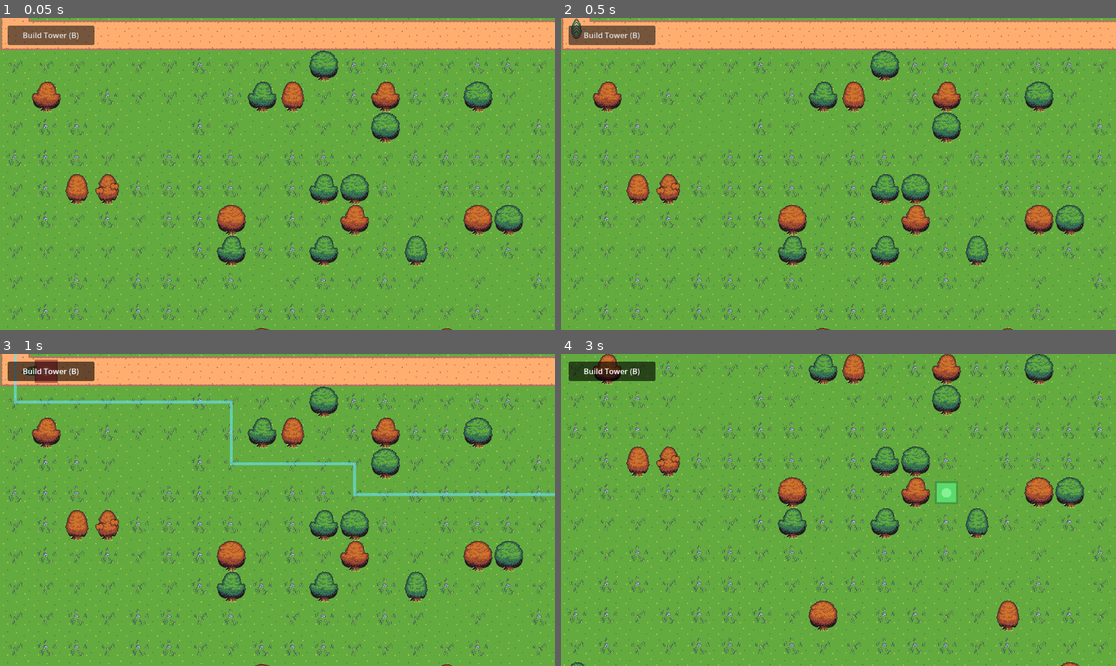
Above: before the commit, frames 1-4 (two rows, left to right).
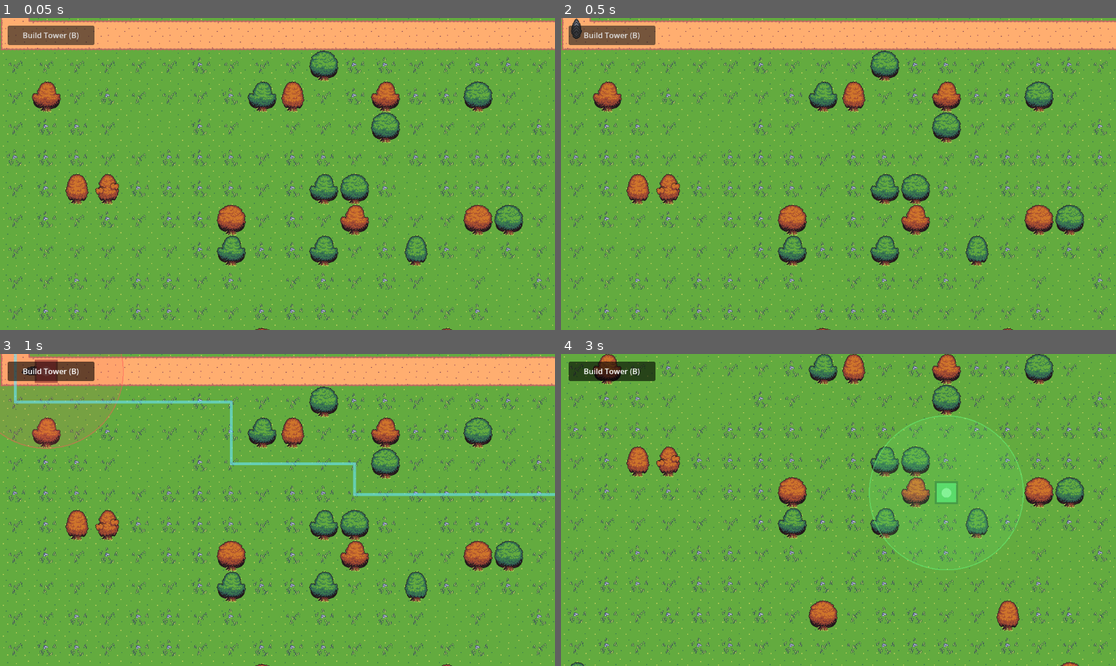
Above: after the commit, the same moments.

Repository: JordanTejadaGitHub/Game
Game: Godot game, scene res://scenes/main.tscn
The game is run twice, just before and just after one commit, with the same random seed, the same clock (stepped at 60 frames per second) and the same inputs.
Inputs (mouse positions are in pixels of both pictures, inside the frame that each line leads up to):
- Up to frame 1 (0.05 s): no input
- Up to frame 2 (0.5 s): no input
- Up to frame 3 (1 s): click "Build Tower (B)" at 0.5 s
- Up to frame 4 (3 s): click "Build Tower (B)" at 1.25 s; click "Build Tower (B)" at 2 s; move the mouse to (960, 494) at 2.77 s; hold S (move_camera_down) from 2.78 s (still down)

Frame 1 is identical in both runs. In frame 2, less than 0.1% of the frame differs, in the area x 1-4%, y 0-7%; in frame 3, 0.2%; in frame 4, 0.5%, in the area x 55-84%, y 19-70%.

Commit message:
Add tower combat and enemy cleansing; add story and game design docs
Towers target the blighted enemy closest to the goal and fire homing
spore puffs. At 0 health enemies are cleansed rather than killed: the
blight shader fades back to full colour and they fade out. Build ghost
shows tower range. Adds a headless combat test.

Diff:
--- a/Project_T/resource/tower/script/tower_data.gd
+++ b/Project_T/resource/tower/script/tower_data.gd
@@ -2,6 +2,13 @@
 class_name TowerData
 
 @export var display_name: String = "Tower"  # Name shown in the UI
-@export var cost: int = 10  # Gold cost to build (no economy yet)
+@export var cost: int = 10  # Dew cost to build (no economy yet)
 @export var texture: Texture2D  # Tower sprite; leave empty to draw a placeholder block
 @export var placeholder_color: Color = Color(0.55, 0.55, 0.6)  # Placeholder block colour when there's no texture
+
+@export_group("Attack")
+@export var attack_range: float = 2.5  # Reach in cells, measured from the tower's centre
+@export var damage: int = 20  # Soothe dealt per hit
+@export var attacks_per_second: float = 1.0
+@export var projectile_speed: float = 400.0  # Pixels per second
+@export var projectile_color: Color = Color(0.85, 0.6, 1.0)  # Placeholder puff colour
--- a/Project_T/scripts/enemy/enemy.gd
+++ b/Project_T/scripts/enemy/enemy.gd
@@ -2,6 +2,15 @@
 
 # Emitted when the enemy walks off the end of its path (reaches the goal), right before it's freed.
 signal reached_goal(enemy: Node2D)
+# Emitted when health hits 0. The enemy stops being a target and plays its cleanse effect.
+signal cleansed(enemy: Node2D)
+
+# Group of enemies that are still blighted (walking, targetable). Cleansed enemies leave it.
+const GROUP := "enemies"
+const BLIGHT_SHADER := preload("res://shaders/blight.gdshader")
+const HEALTH_BAR_SIZE := Vector2(40, 5)
+const HEALTH_BAR_OFFSET := Vector2(0, -38)  # Bar centre, relative to the enemy's origin
+const CLEANSE_TIME := 0.8
 
 @export var enemy_data: EnemyData
 @onready var sprite: AnimatedSprite2D = $AnimatedSprite2D
@@ -9,23 +18,33 @@
 @export var grid: Grid = preload("res://resource/map/map_grid.tres") # Reference to the shared Grid resource
 
 var health: int
+var max_health: int
 var speed: float
+var is_cleansed := false
 
 # Cells to walk through, in grid coordinates. `_path_index` is the cell we're currently walking toward.
 var _path: PackedVector2Array
 var _path_index: int = 0
 
 func _ready() -> void:
+	add_to_group(GROUP)
+
 	# Initialize attributes
-	health = enemy_data.health
+	max_health = enemy_data.health
+	health = max_health
 	speed = enemy_data.speed
 
 	# Set up animations
 	sprite.sprite_frames = enemy_data.sprite_frames
 	sprite.play("walk_side")
 
+	# Blighted look: per-enemy material so each one can be cleansed on its own
+	var blight_material := ShaderMaterial.new()
+	blight_material.shader = BLIGHT_SHADER
+	sprite.material = blight_material
+
 func _process(delta: float) -> void:
-	if _path_index >= _path.size():
+	if is_cleansed or _path_index >= _path.size():
 		return
 
 	var previous_position := position
@@ -51,6 +70,16 @@
 		reached_goal.emit(self)
 		queue_free()
 
+func _draw() -> void:
+	# Health bar, only once the enemy has been hit
+	if is_cleansed or health >= max_health:
+		return
+	var bar := Rect2(HEALTH_BAR_OFFSET - HEALTH_BAR_SIZE / 2, HEALTH_BAR_SIZE)
+	draw_rect(bar.grow(1), Color(0.1, 0.1, 0.12, 0.8))
+	var fill := bar
+	fill.size.x *= float(health) / max_health
+	draw_rect(fill, Color(0.55, 0.9, 0.5))
+
 func update_animation(velocity: Vector2) -> void:
 	# Keep the current animation when not moving (e.g. end of path)
 	if velocity.is_zero_approx():
@@ -64,6 +93,34 @@
 	else:  # Moving up
 		sprite.play("walk_up")
 		sprite.flip_h = false
+
+# Soothes the blight away. At 0 health the enemy is cleansed.
+func take_damage(amount: int) -> void:
+	if is_cleansed:
+		return
+	health = maxi(health - amount, 0)
+	queue_redraw()
+	if health == 0:
+		_cleanse()
+
+# Colour returns, the creature hops happily and fades out. It no longer blocks building or re-routes.
+func _cleanse() -> void:
+	is_cleansed = true
+	remove_from_group(GROUP)
+	cleansed.emit(self)
+	queue_redraw()
+
+	var tween := create_tween()
+	tween.tween_method(_set_blight, 1.0, 0.0, CLEANSE_TIME * 0.4)
+	tween.parallel().tween_property(sprite, "scale", Vector2(1.25, 1.25), CLEANSE_TIME * 0.2)
+	tween.tween_property(sprite, "scale", Vector2.ONE, CLEANSE_TIME * 0.2)
+	tween.tween_property(sprite, "position:y", -24.0, CLEANSE_TIME * 0.6)
+	tween.parallel().tween_property(self, "modulate:a", 0.0, CLEANSE_TIME * 0.6)
+	tween.tween_callback(queue_free)
+
+# 1 = fully blighted (grey), 0 = cleansed (full colour).
+func _set_blight(amount: float) -> void:
+	(sprite.material as ShaderMaterial).set_shader_parameter("blight", amount)
 
 
 # Sets the cells to walk through (grid coordinates). The enemy heads to points[0] first.
@@ -81,3 +138,11 @@
 # The cell the enemy is standing in right now.
 func get_current_cell() -> Vector2:
 	return grid.calculate_grid_coordinates(position)
+
+# Pixels left to walk before reaching the goal. Lower = further ahead (used for "first" targeting).
+func get_remaining_distance() -> float:
+	if _path_index >= _path.size():
+		return 0.0
+	var to_next := position.distance_to(grid.calculate_map_position(_path[_path_index]))
+	# Paths step one cell at a time, so every remaining step is one cell long.
+	return to_next + (_path.size() - 1 - _path_index) * grid.cell_size.x
--- a/Project_T/scripts/enemy/enemy_spawner.gd
+++ b/Project_T/scripts/enemy/enemy_spawner.gd
@@ -38,8 +38,13 @@
 	enemy.position = enemy.grid.calculate_map_position(path_points[0])  # Start at the first waypoint (pixels)
 	enemy.set_path(path_points)
 
+# Enemies still walking the maze. Cleansing enemies are excluded: they don't block building or re-route.
 func get_enemies() -> Array[Node]:
-	return get_children()
+	var enemies: Array[Node] = []
+	for enemy in get_children():
+		if not enemy.is_cleansed:
+			enemies.append(enemy)
+	return enemies
 
 # The maze changed: every enemy re-routes from the cell it's currently walking toward.
 func _on_path_changed() -> void:
--- /dev/null
+++ b/Project_T/scripts/tower/projectile.gd
@@ -0,0 +1,39 @@
+extends Node2D
+class_name Projectile
+
+# A spore puff that homes in on its target and soothes it on arrival. If the target is cleansed or
+# gone first, the puff finishes its flight to the last known position and fizzles.
+
+const RADIUS := 6.0
+
+var damage: int
+var speed: float
+var color: Color
+
+var _target: Node2D
+var _target_position: Vector2
+
+func _init(target: Node2D, p_damage: int, p_speed: float, p_color: Color) -> void:
+	_target = target
+	_target_position = target.global_position
+	damage = p_damage
+	speed = p_speed
+	color = p_color
+	top_level = true  # Fly in world space, independent of the tower that fired it
+
+func _process(delta: float) -> void:
+	var target_alive: bool = is_instance_valid(_target) and not _target.is_cleansed
+	if target_alive:
+		_target_position = _target.global_position
+
+	var step := speed * delta
+	if global_position.distance_to(_target_position) <= step:
+		if target_alive:
+			_target.take_damage(damage)
+		queue_free()
+		return
+	global_position = global_position.move_toward(_target_position, step)
+
+func _draw() -> void:
+	draw_circle(Vector2.ZERO, RADIUS, color.darkened(0.3))
+	draw_circle(Vector2.ZERO, RADIUS - 2.0, color)
--- a/Project_T/scripts/tower/tower.gd
+++ b/Project_T/scripts/tower/tower.gd
@@ -4,16 +4,59 @@
 @export var tower_data: TowerData
 @onready var sprite: Sprite2D = $Sprite2D
 
+const MAP_GRID = preload("res://resource/map/map_grid.tres")
+const ENEMY_GROUP := "enemies"
+
 # The grid cell this tower occupies (set by TowerPlacer).
 var cell: Vector2
+
+var _cooldown := 0.0  # Seconds until the tower can fire again
 
 func _ready() -> void:
 	sprite.texture = tower_data.texture
 	queue_redraw()
 
+func _process(delta: float) -> void:
+	_cooldown = maxf(_cooldown - delta, 0.0)
+	if _cooldown > 0.0:
+		return
+	var target := find_target()
+	if target == null:
+		return
+	fire_at(target)
+	_cooldown = 1.0 / tower_data.attacks_per_second
+
 func _draw() -> void:
 	if tower_data.texture == null:
 		draw_placeholder(self, tower_data.placeholder_color)
+
+# Attack reach in pixels.
+func get_range_pixels() -> float:
+	return range_to_pixels(tower_data.attack_range)
+
+# The blighted enemy in range that is closest to the goal ("first"), or null.
+func find_target() -> Node2D:
+	var range_squared := get_range_pixels() ** 2
+	var best: Node2D = null
+	var best_remaining := INF
+	for enemy in get_tree().get_nodes_in_group(ENEMY_GROUP):
+		if global_position.distance_squared_to(enemy.global_position) > range_squared:
+			continue
+		var remaining: float = enemy.get_remaining_distance()
+		if remaining < best_remaining:
+			best_remaining = remaining
+			best = enemy
+	return best
+
+func fire_at(target: Node2D) -> void:
+	var projectile := Projectile.new(target, tower_data.damage, tower_data.projectile_speed,
+		tower_data.projectile_color)
+	add_child(projectile)
+	projectile.global_position = global_position
+
+# Converts a range in cells to pixels. Shared with the build-mode ghost preview.
+static func range_to_pixels(range_cells: float) -> float:
+	return range_cells * MAP_GRID.cell_size.x
 
 # Draws a simple stone block centred on the origin. Shared with the build-mode ghost preview.
 static func draw_placeholder(canvas: CanvasItem, color: Color) -> void:
--- a/Project_T/scripts/tower/tower_placer.gd
+++ b/Project_T/scripts/tower/tower_placer.gd
@@ -73,7 +73,11 @@
 	if _hover_cell == NO_CELL or not MAP_GRID.is_within_bounds(_hover_cell):
 		return
 	draw_set_transform(MAP_GRID.calculate_map_position(_hover_cell))
-	Tower.draw_placeholder(self, VALID_TINT if _hover_valid else INVALID_TINT)
+	var tint := VALID_TINT if _hover_valid else INVALID_TINT
+	var range_pixels := Tower.range_to_pixels(tower_data.attack_range)
+	draw_circle(Vector2.ZERO, range_pixels, Color(tint, 0.12))
+	draw_arc(Vector2.ZERO, range_pixels, 0.0, TAU, 64, Color(tint, 0.5), 2.0)
+	Tower.draw_placeholder(self, tint)
 
 # Recomputes the route preview for the hovered cell (only needed when the cell or the maze changes).
 func _refresh_hover() -> void:
--- /dev/null
+++ b/Project_T/shaders/blight.gdshader
@@ -0,0 +1,13 @@
+shader_type canvas_item;
+
+// 1 = fully blighted (grey, dull), 0 = cleansed (original colours).
+uniform float blight : hint_range(0.0, 1.0) = 1.0;
+uniform vec3 blight_tint : source_color = vec3(0.62, 0.64, 0.7);
+
+void fragment() {
+	// In Godot 4, COLOR already holds texture * vertex colour * modulate here.
+	vec4 color = COLOR;
+	float luminance = dot(color.rgb, vec3(0.299, 0.587, 0.114));
+	vec3 grey = luminance * blight_tint;
+	COLOR = vec4(mix(color.rgb, grey, blight), color.a);
+}
--- /dev/null
+++ b/Project_T/tests/test_combat.gd
@@ -0,0 +1,105 @@
+extends SceneTree
+
+# Headless combat test. Run from the project folder:
+#   godot --headless --path . --script res://tests/test_combat.gd --fixed-fps 60
+
+var failures := 0
+
+func _initialize() -> void:
+	_run.call_deferred()
+
+func _run() -> void:
+	var main: Node = load("res://scenes/main.tscn").instantiate()
+	root.add_child(main)
+	await process_frame
+
+	var map_generator = main.get_node("%MapGenerator")
+	var spawner = main.get_node("%EnemyContainer")
+	var placer: TowerPlacer = main.get_node("%TowerPlacer")
+	var leaf_bug: EnemyData = load("res://resource/enemy/leaf_bug.tres")
+
+	# --- Cleanse on 0 health ---
+	spawner.spawn_enemy(leaf_bug)
+	var enemy = spawner.get_child(spawner.get_child_count() - 1)
+	var cleansed := [false]
+	enemy.cleansed.connect(func(_e: Node2D) -> void: cleansed[0] = true)
+	enemy.take_damage(enemy.max_health - 1)
+	_check(not enemy.is_cleansed and enemy.health == 1, "enemy survives non-lethal damage")
+	enemy.take_damage(50)
+	_check(enemy.is_cleansed and cleansed[0], "enemy is cleansed at 0 health")
+	_check(enemy.health == 0, "health doesn't go negative")
+	_check(not enemy.is_in_group("enemies"), "cleansed enemy leaves the target group")
+	_check(not spawner.get_enemies().has(enemy), "cleansed enemy isn't blocking building")
+	await _wait(1.5)
+	_check(not is_instance_valid(enemy), "cleansed enemy is freed after its effect")
+
+	# --- "First" targeting ---
+	var path: PackedVector2Array = map_generator.get_path_from(map_generator.startPath)
+	var tower_cell := _cell_next_to_path(map_generator, path, 4)
+	_check(tower_cell != Vector2(-1, -1), "found a buildable cell beside the path")
+	var strong_tower: TowerData = placer.tower_data.duplicate()
+	strong_tower.damage = 1000
+	placer.tower_data = strong_tower
+	placer._try_build(tower_cell)
+	var tower: Tower = main.get_node("%TowerContainer").get_child(0)
+	tower.set_process(false)  # Don't let it fire while we check targeting
+
+	spawner._auto_spawn_data = null  # Stop the temporary endless spawner
+	for child in spawner.get_children():
+		child.queue_free()
+	await process_frame
+	# Two enemies on the path either side of the tower: the later path cell is closer to the goal.
+	path = map_generator.get_path_from(map_generator.startPath)
+	var beside := 0
+	for i in path.size():
+		if path[i].distance_to(tower.cell) == 1.0:
+			beside = i
+			break
+	var behind = _spawn_at(spawner, leaf_bug, map_generator, path[beside - 1])
+	var ahead = _spawn_at(spawner, leaf_bug, map_generator, path[beside + 1])
+	ahead.set_process(false)
+	behind.set_process(false)
+	await process_frame
+	_check(ahead.get_remaining_distance() < behind.get_remaining_distance(), "remaining distance shrinks along the path")
+	_check(tower.find_target() == ahead, "tower targets the enemy closest to the goal")
+	ahead.queue_free()
+	behind.queue_free()
+
+	# --- Tower shoots and cleanses walking enemies ---
+	await process_frame
+	var cleanse_count := [0]
+	spawner.child_entered_tree.connect(func(node: Node) -> void:
+		node.cleansed.connect(func(_e: Node2D) -> void: cleanse_count[0] += 1))
+	tower.set_process(true)
+	spawner.spawn_enemy(leaf_bug)
+	await _wait(12.0)
+	_check(cleanse_count[0] >= 1, "tower cleanses a passing enemy (%d cleansed)" % cleanse_count[0])
+
+	print("combat test: %s" % ("PASS" if failures == 0 else "%d FAILED" % failures))
+	quit(failures)
+
+func _check(condition: bool, label: String) -> void:
+	if not condition:
+		failures += 1
+		printerr("FAIL: " + label)
+
+func _wait(seconds: float) -> void:
+	await create_timer(seconds, true, true).timeout
+
+# A buildable cell next to the path near index `from_index` that keeps the path open.
+func _cell_next_to_path(map_generator, path: PackedVector2Array, from_index: int) -> Vector2:
+	for i in range(from_index, path.size()):
+		for offset in [Vector2.LEFT, Vector2.RIGHT, Vector2.UP, Vector2.DOWN]:
+			var cell: Vector2 = path[i] + offset
+			if not path.has(cell) and map_generator.can_block(cell):
+				return cell
+	return Vector2(-1, -1)
+
+# Spawns an enemy standing on `cell`, routed from there to the goal.
+func _spawn_at(spawner, data: EnemyData, map_generator, cell: Vector2) -> Node2D:
+	var enemy = spawner.enemy_scene.instantiate()
+	enemy.enemy_data = data
+	spawner.add_child(enemy)
+	enemy.position = enemy.grid.calculate_map_position(cell)
+	enemy.set_path(map_generator.get_path_from(cell))
+	return enemy
Not shown, added: Project_T/scripts/tower/projectile.gd.uid
Not shown, added: Project_T/shaders/blight.gdshader.uid
Not shown, added: Project_T/tests/test_combat.gd.uid
Not shown, changed: Project_T/CLAUDE.md
Not shown, added: Project_T/documentation/game_design.md
Not shown, added: Project_T/documentation/story.md
